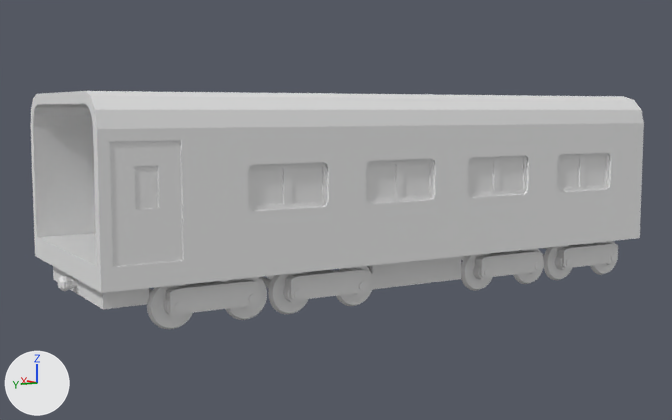
Two versions of the Blender file Blenders/Base_Train_Boned.blend, one commit apart.
One viewpoint serves both versions: a 50 mm lens placed at (-41.7, 25.3, 7.3), pointed at (0.4, 0.0, 2.1). Every picture has the same lights, and +X, +Y and +Z are marked at lower left.

Objects in the first picture: '车厢', '车厢底座一体', '车厢直面', '车顶'.
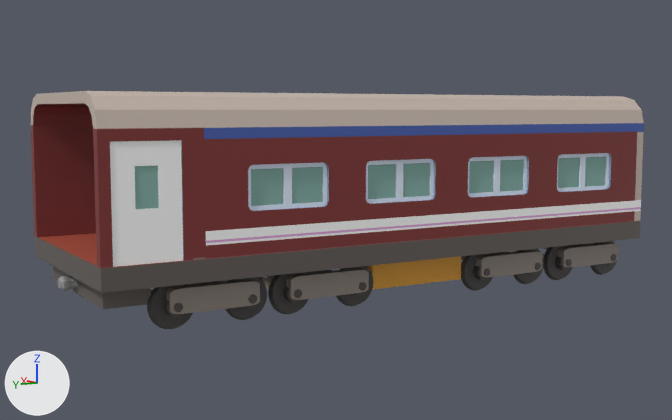
Location of each change, (x1, y1, x2, y2) in pixels of the pictures (672 x 420 px):
'车厢底座一体', recoloured: (34, 221, 640, 329) in both
'车顶', recoloured (white to grey): (190, 92, 638, 128) in both
part 1 of me_车厢, recoloured: (31, 91, 644, 268) in both
part 2 of me_车厢, recoloured: (110, 140, 183, 267) in both
part 3 of me_车厢直面, recoloured (grey to brown): (204, 123, 638, 259) in both
part 4 of me_车厢直面, recoloured: (381, 163, 524, 199) in both

Diff of the bpy script that builds the scene:
```diff
--- a/Blenders/Base_Train_Boned.blend.py
+++ b/Blenders/Base_Train_Boned.blend.py
@@ img_车顶材质 @@
+img_车顶材质 = load_image('车顶材质', '车顶材质.png', 1024, 1024, 'sRGB')
@@ img_车厢直面alpha_png @@
+img_车厢直面alpha_png = load_image('车厢直面Alpha.png', '车厢直面Alpha.png', 1024, 1024, 'sRGB')
@@ img_车厢直面 @@
+img_车厢直面 = load_image('车厢直面', '车厢直面材质.png', 1024, 1024, 'sRGB')
@@ img_车底材质 @@
+img_车底材质 = load_image('车底材质', '车底材质.png', 1024, 1024, 'sRGB')
@@ img_车厢材质_png @@
+img_车厢材质_png = load_image('车厢材质.png', '车厢材质.png', 1024, 1024, 'sRGB')
@@ mat_车顶 @@
+mat_车顶 = principled_material('车顶')
+mat_车顶.texture = img_车顶材质
@@ mat_车厢直面 @@
+mat_车厢直面 = bpy.data.materials.new('车厢直面')
+# uses the picture img_车厢直面
+# uses the picture img_车厢直面alpha_png
@@ mat_车底 @@
+mat_车底 = principled_material('车底')
+mat_车底.texture = img_车底材质
@@ mat_车厢 @@
+mat_车厢 = principled_material('车厢')
+mat_车厢.texture = img_车厢材质_png
@@ me_车厢 @@
 me_车厢.from_pydata(...)  # 632 vertices, 507 faces; spans x -5.5..5.5, y -16.5..14.5, z 0.0..7.0
 # used by ob_车厢; location = (0.0, 0.0, 1.1)
+# me_车厢 part 1: all 197 faces that had it switch from mat_train to mat_车厢 (picture img_车厢材质_png)
+# me_车厢 part 2: all 310 faces that had it switch from no material to mat_车厢 (picture img_车厢材质_png)
@@ me_底座 @@
 me_底座.from_pydata(...)  # 4440 vertices, 2475 faces; spans x -5.5..5.5, y -15.5..15.8, z -2.7..0.5
+me_底座.materials.append(mat_车底)  # picture img_车底材质
@@ me_车厢直面 @@
 me_车厢直面.from_pydata(...)  # 328 vertices, 268 faces; spans x 5.0..5.5, y -16.0..10.0, z 0.0..5.5
 # used by ob_车厢直面; location = (0.0, -6.0, 1.1); rotation_euler = (0.0, 0.0, -3.142), in degrees (0, 0, -180)
+# me_车厢直面 part 3: all 92 faces that had it switch from mat_train to mat_车厢直面
+# me_车厢直面 part 4: all 176 faces that had it switch from no material to mat_车厢直面
@@ me_车顶 @@
 me_车顶.from_pydata(...)  # 32 vertices, 14 faces; spans x -5.5..5.5, y -16.0..10.0, z 5.4..7.0
-me_车顶.materials.append(mat_train)
+me_车顶.materials.append(mat_车顶)  # picture img_车顶材质
```
